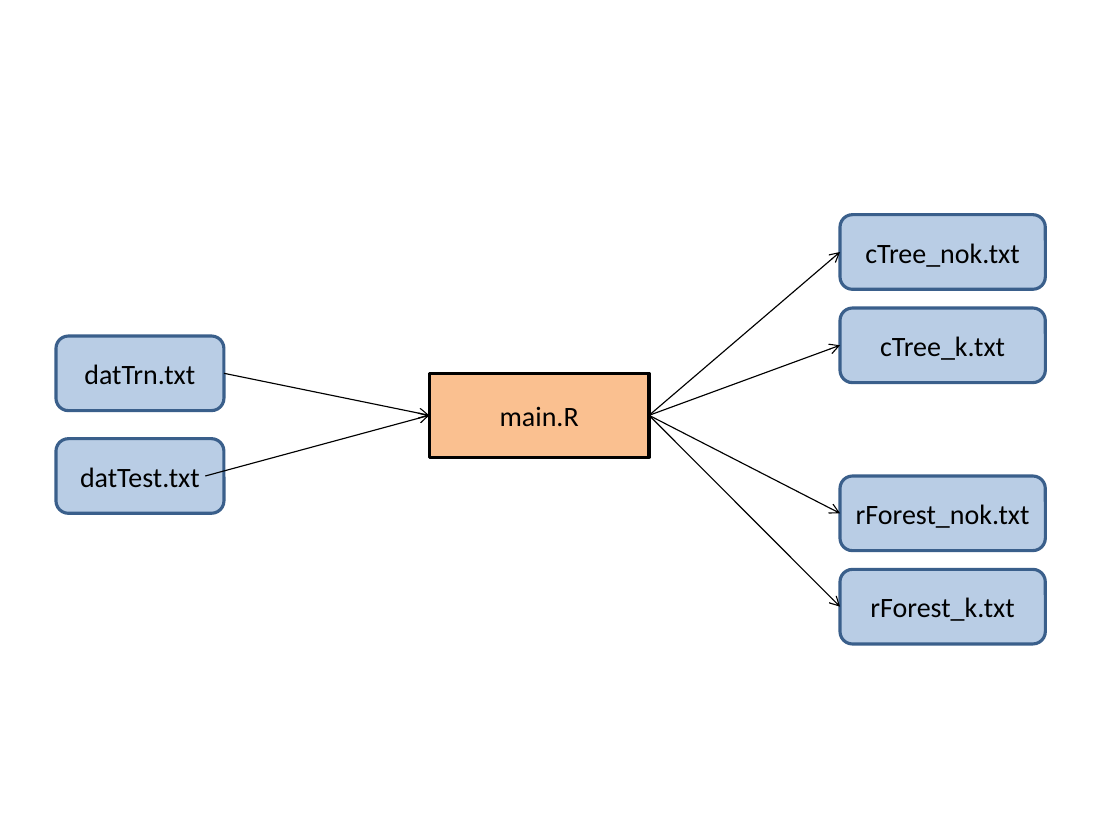
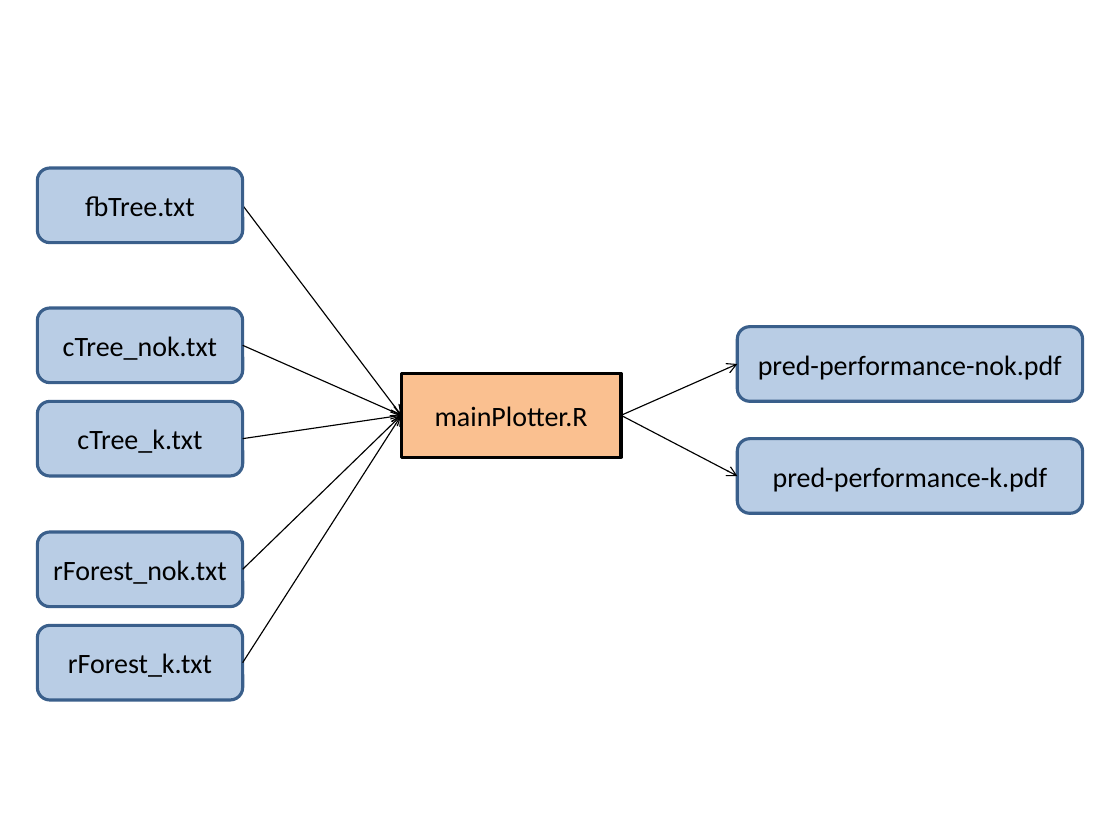
Before and after one commit to msalibian/MSC_Project, a slide deck: slide 1 of visualizations/flow-fit-cTree-rForest.pptx. Drawn at 1120x840 pixels with LibreOffice and Linux fonts; fonts in the diff are those of the drawing. Boxes give left, top, right and bottom in pixels: in the first picture for what was removed or moved away, otherwise in the second. Text is boxed around its words. In the diff, an @@ line names an element or a change of style, - is before the commit and + after.

Commit message:
flow for pred performance

```diff
--- a/visualizations/flow-fit-cTree-rForest.pptx
+++ b/visualizations/flow-fit-cTree-rForest.pptx
@@ rounded rectangle added at bbox=[37, 168, 242, 243], fill #B9CDE5, outline #3A5F8C 2 pt, 18 pt, text #000000 @@
+fbTree.txt
@@ arrow moved from (224, 373) - (429, 416) to (243, 205) - (401, 416) @@
@@ rounded rectangle "cTree_nok.txt": place and size @@
-rounded rectangle "cTree_nok.txt" at bbox=[840, 215, 1045, 290]
+rounded rectangle "cTree_nok.txt" at bbox=[37, 308, 242, 383]
@@ rounded rectangle added at bbox=[737, 327, 1082, 402], fill #B9CDE5, outline #3A5F8C 2 pt, 18 pt, text #000000 @@
+pred-performance-nok.pdf
@@ rounded rectangle removed at bbox=[56, 336, 224, 411] @@
-datTrn.txt
@@ arrow moved from (205, 476) - (429, 416) to (243, 345) - (401, 416) @@
@@ rectangle "mainPlotter.R": place and size @@
-rectangle "mainPlotter.R" at bbox=[429, 373, 648, 457]
+rectangle "mainPlotter.R" at bbox=[401, 373, 620, 457]
@@ arrow moved from (650, 416) - (840, 345) to (622, 416) - (737, 364) @@
@@ rounded rectangle "cTree_k.txt": place and size @@
-rounded rectangle "cTree_k.txt" at bbox=[840, 308, 1045, 383]
+rounded rectangle "cTree_k.txt" at bbox=[37, 401, 242, 476]
@@ arrow moved from (650, 416) - (840, 252) to (243, 569) - (401, 416) @@
@@ arrow added from (243, 439) to (401, 416), #000000 0.75 pt @@
@@ arrow added from (243, 663) to (401, 416), #000000 0.75 pt @@
@@ text in rectangle at bbox=[435, 406, 588, 427]: text changed @@
-main.R
+mainPlotter.R
@@ arrow moved from (650, 416) - (840, 513) to (622, 416) - (737, 476) @@
@@ arrow removed from (650, 416) to (840, 607) @@
@@ rounded rectangle removed at bbox=[56, 439, 224, 514] @@
-datTest.txt
@@ rounded rectangle added at bbox=[737, 439, 1082, 514], fill #B9CDE5, outline #3A5F8C 2 pt, 18 pt, text #000000 @@
+pred-performance-k.pdf
@@ rounded rectangle "rForest_nok.txt": place and size @@
-rounded rectangle "rForest_nok.txt" at bbox=[840, 476, 1045, 551]
+rounded rectangle "rForest_nok.txt" at bbox=[37, 532, 242, 607]
@@ rounded rectangle "rForest_k.txt": place and size @@
-rounded rectangle "rForest_k.txt" at bbox=[840, 569, 1045, 644]
+rounded rectangle "rForest_k.txt" at bbox=[37, 625, 242, 700]
```
Also in this commit, not shown: 3 other files.
